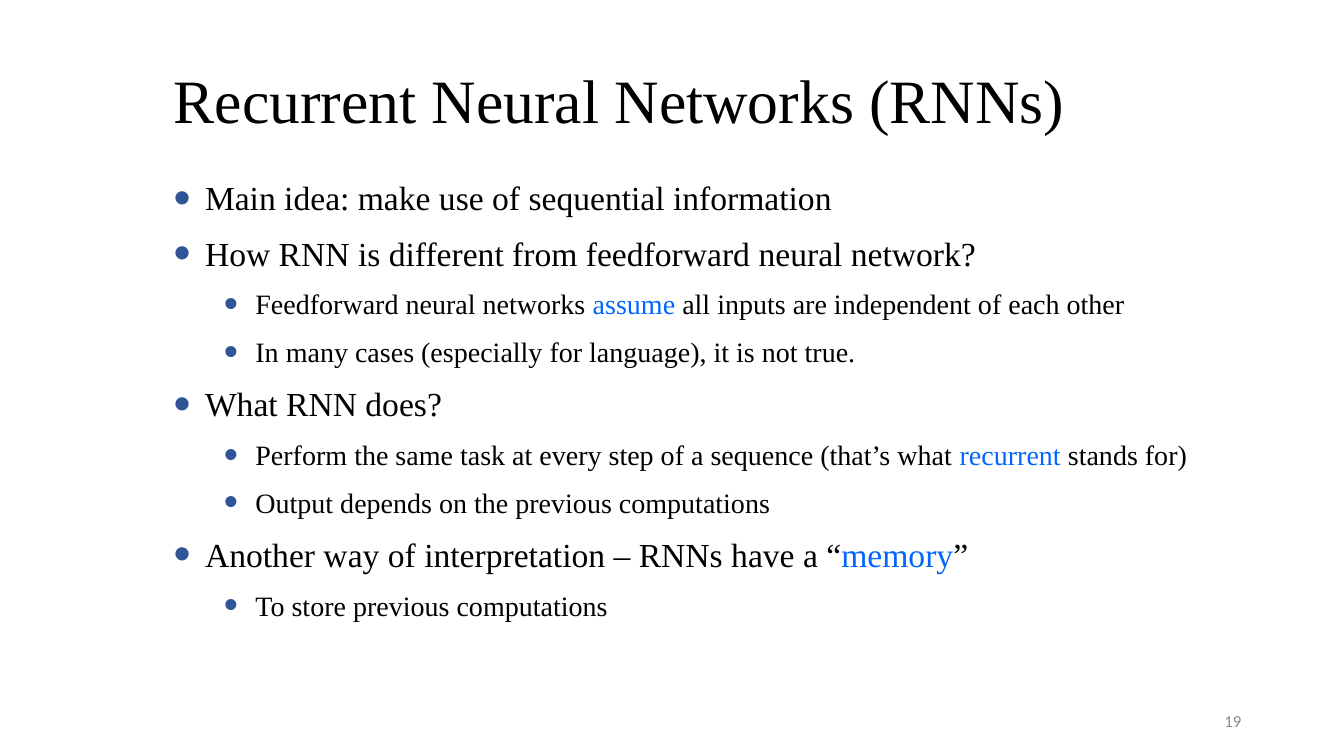
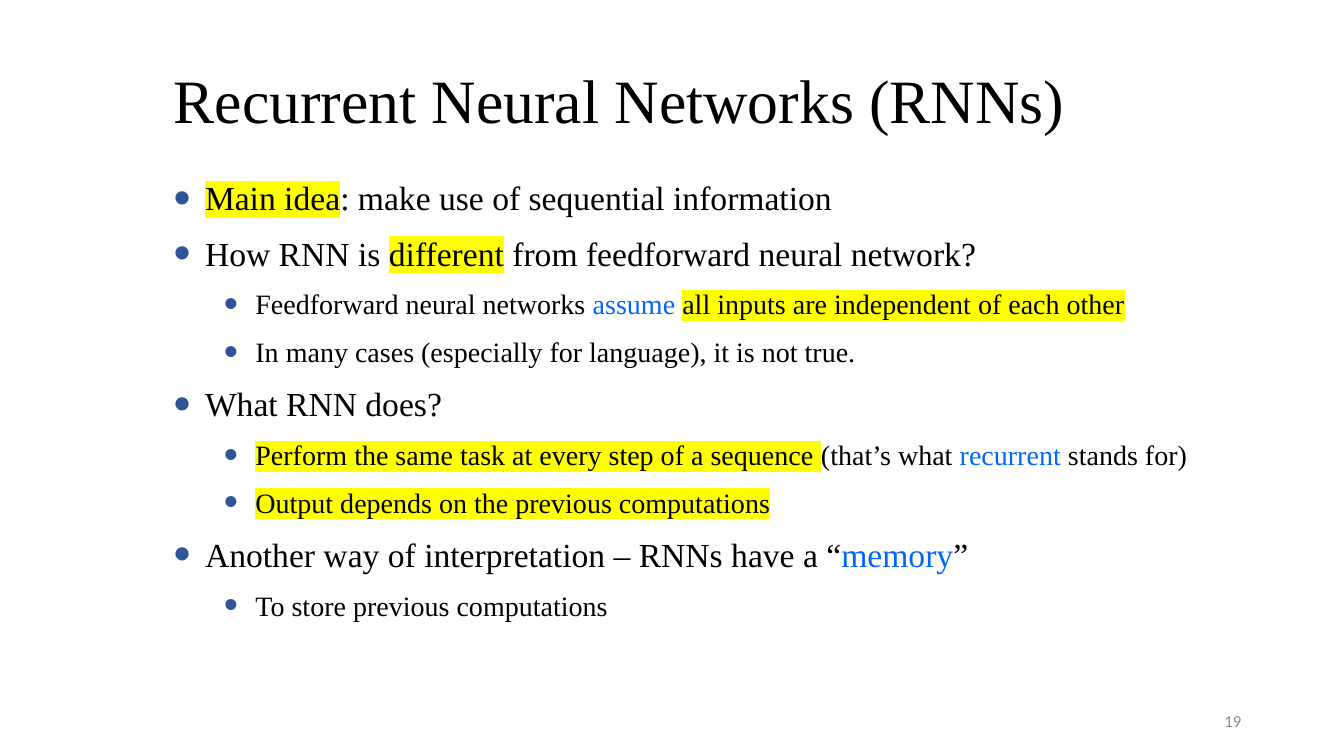
Before and after one commit to balhafni/csci_544_fa_18_slides, a slide deck: slide 19 of neural_lm_0928.pptx. Drawn at 1344x756 pixels with LibreOffice and Linux fonts; fonts in the diff are those of the drawing. Boxes give left, top, right and bottom in pixels: in the first picture for what was removed or moved away, otherwise in the second. Text is boxed around its words. In the diff, an @@ line names an element or a change of style, - is before the commit and + after.

```diff
--- a/neural_lm_0928.pptx
+++ b/neural_lm_0928.pptx
@@ text at (x1=205, y1=184, x2=1187, y2=518): highlight none to #FFFF00 in "Main idea:", "different", "all inputs are independent of each other", "Perform the same task at every step ..." and 1 more places @@
```
Also in this commit, not shown: 10 other slides changed, 1 other file.
